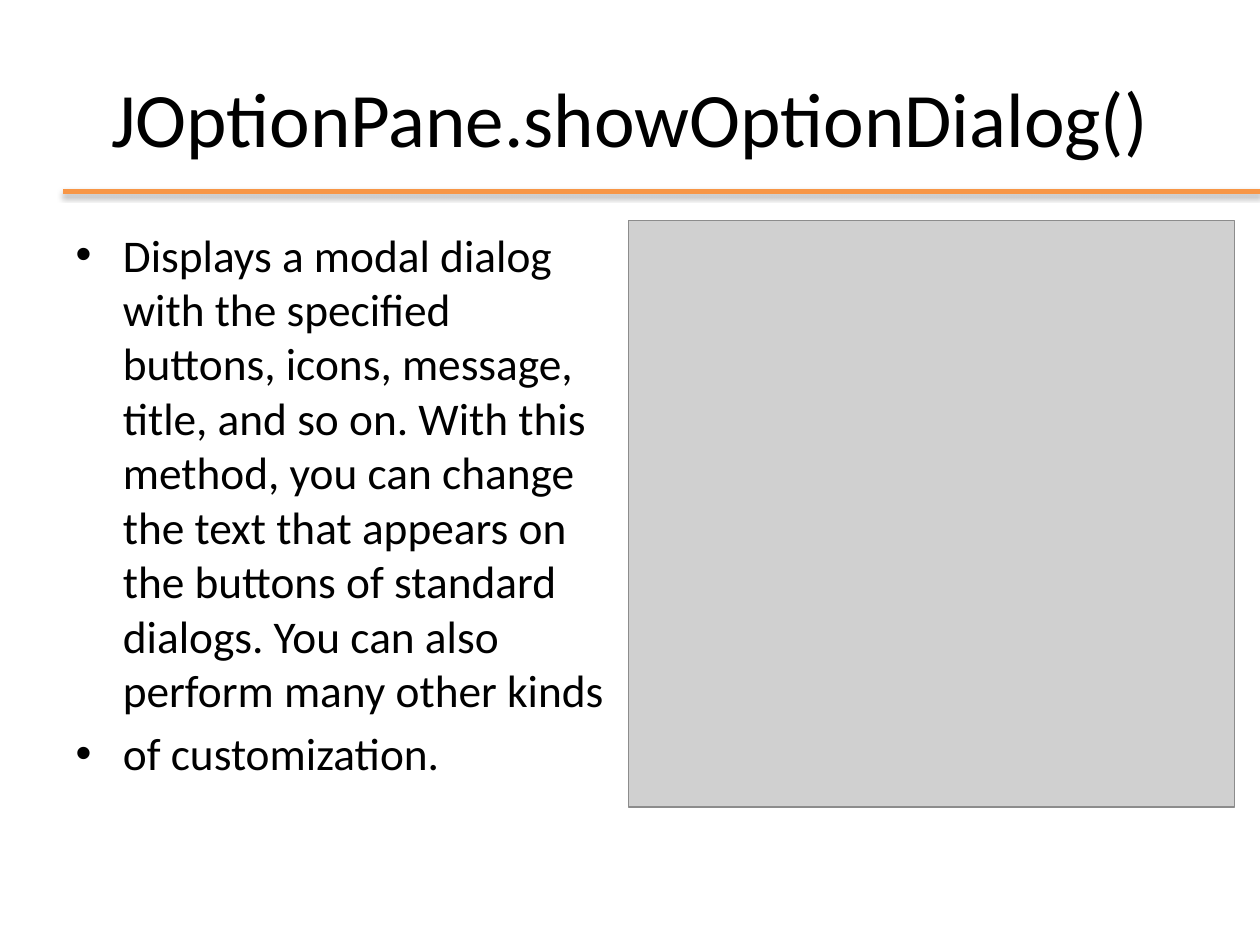
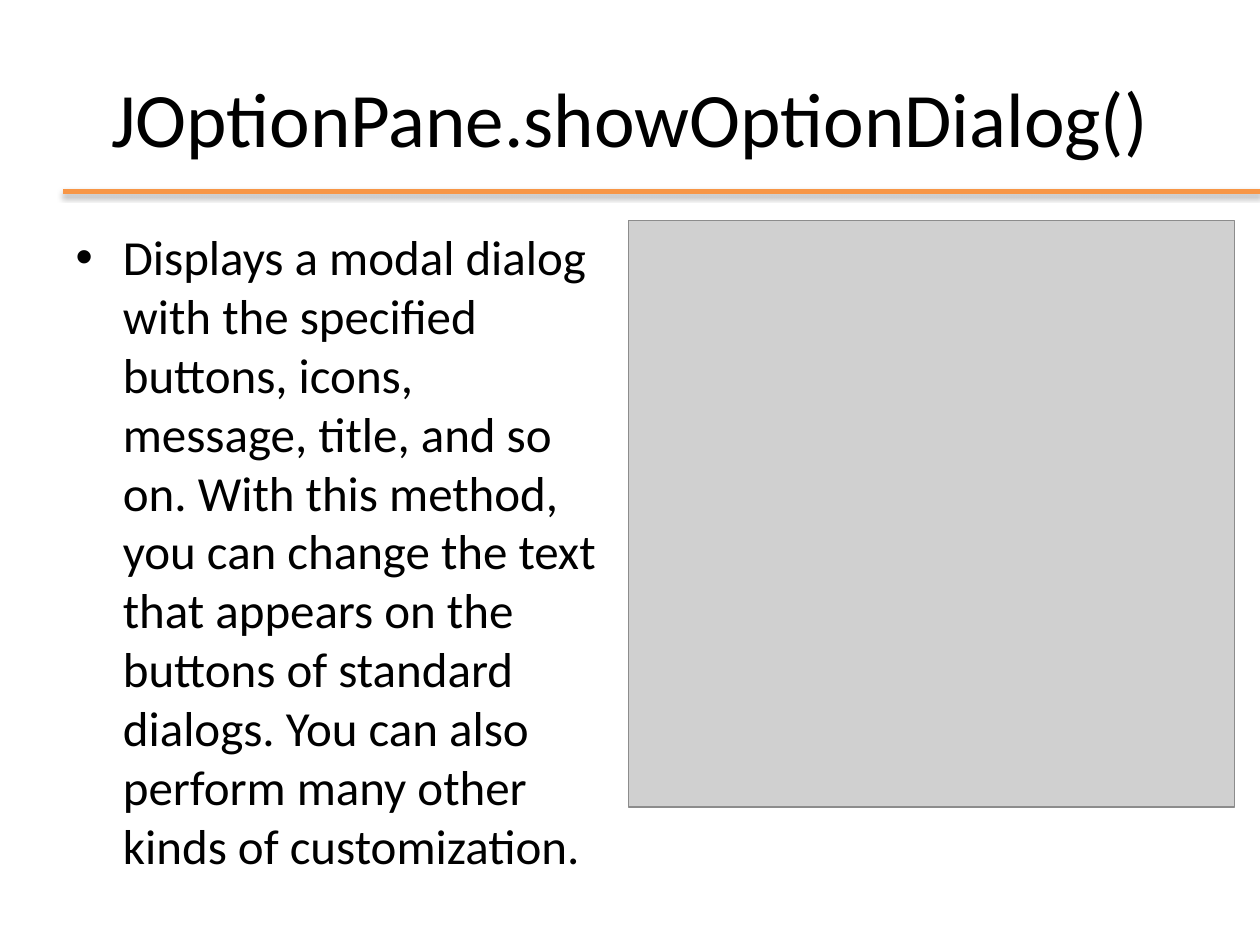
Before and after one commit to Andrea99-beep/ooprogramming, a slide deck: slide 27 of slides/ppt/07_Swing.pptx. Drawn at 1260x945 pixels with LibreOffice and Linux fonts; fonts in the diff are those of the drawing; grey boxes stand for pictures; background and template pictures are left out. Boxes give left, top, right and bottom in pixels: in the first picture for what was removed or moved away, otherwise in the second. Text is boxed around its words. In the diff, an @@ line names an element or a change of style, - is before the commit and + after.

```diff
--- a/slides/ppt/07_Swing.pptx
+++ b/slides/ppt/07_Swing.pptx
@@ text at (x1=123, y1=241, x2=596, y2=865): text changed; size 25.9 to 28 pt @@
-• Displays a modal dialog with the specified buttons, icons, message, title, and so on. With this method, you can change the text that appears on the buttons of standard dialogs. You can also perform many other kinds
-• of customization.
+• Displays a modal dialog with the specified buttons, icons, message, title, and so on. With this method, you can change the text that appears on the buttons of standard dialogs. You can also perform many other kinds of customization.
```
Also in this commit, not shown: 28 other slides changed, 1 slide removed, 13 other files.
